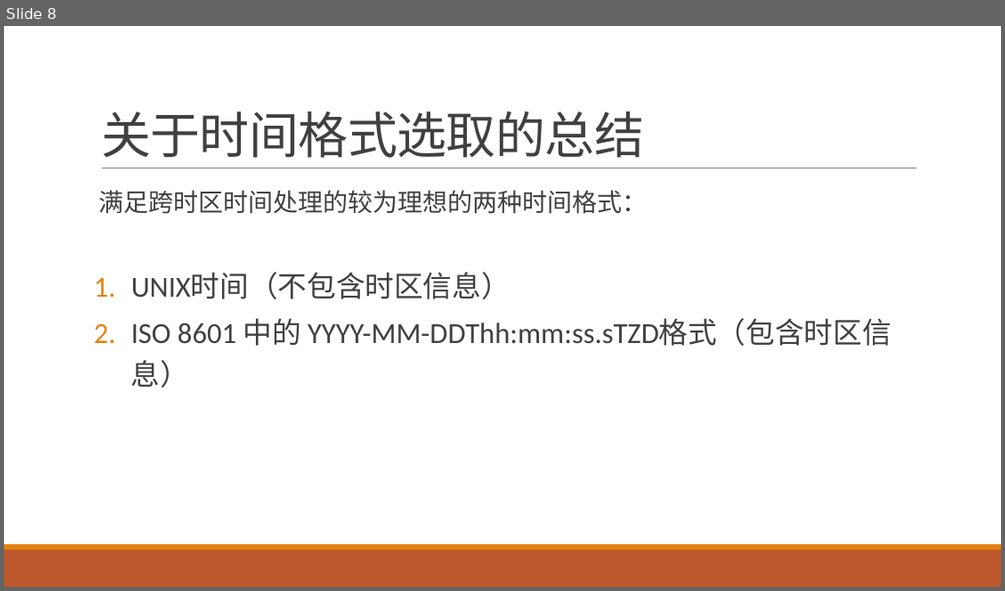
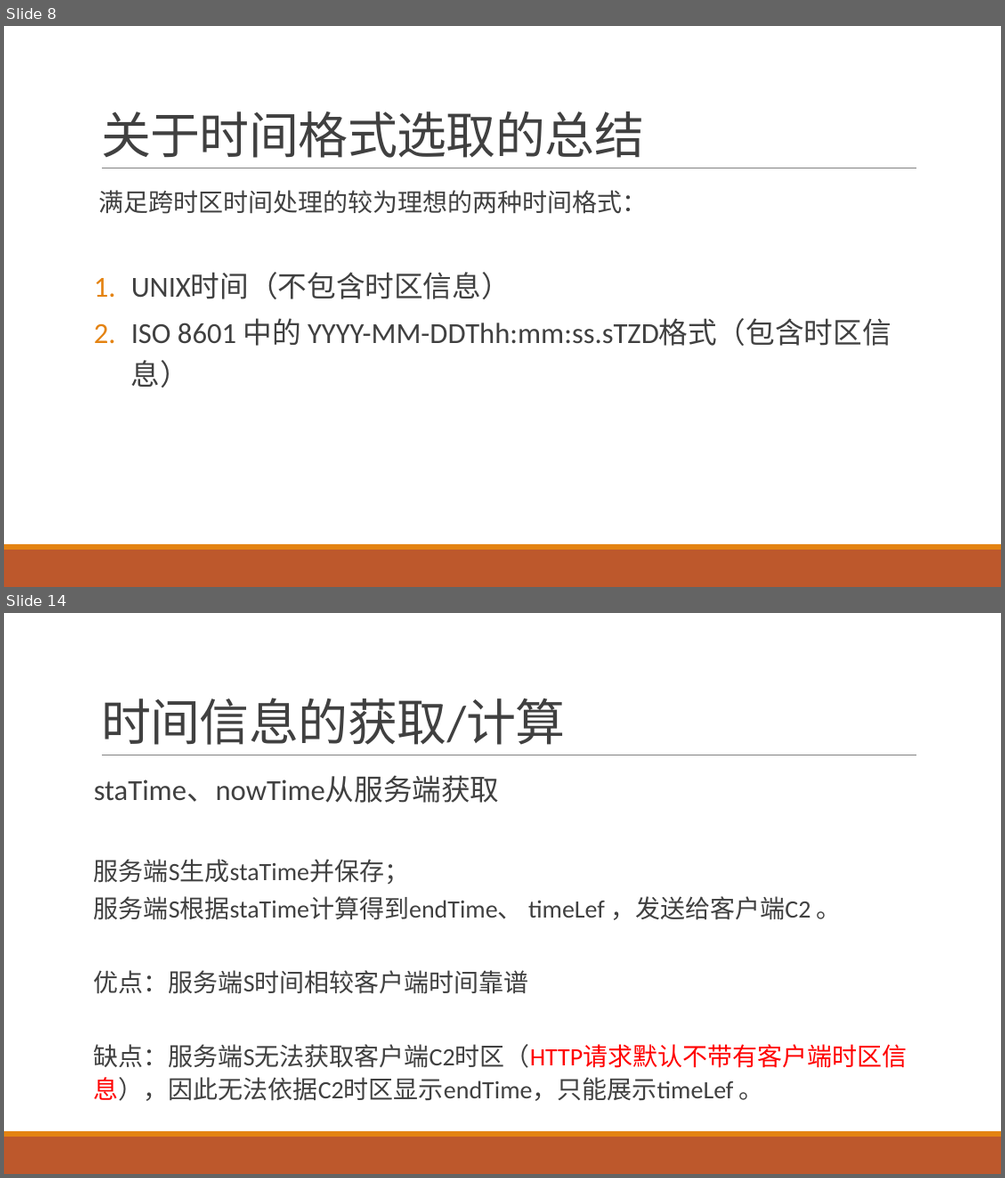
Before and after one commit to qidaneix/moment-research, a slide deck: 跨时区.pptx. Shown one above the other, each under a label of ours: slide 8 before the commit, slides 8 and 14 after it; the slides between them are not shown. The pictures are 1005x591 and 1005x1178 pixels, drawn with LibreOffice and Linux fonts; fonts in the diff are those of the drawing. Boxes give left, top, right and bottom in pixels: in the first picture for what was removed or moved away, otherwise in the second. Text is boxed around its words. In the diff, an @@ line names an element or a change of style, - is before the commit and + after.

```diff
--- a/跨时区.pptx
+++ b/跨时区.pptx
@@ slide 14 added at <box>4,613,1001,1174</box>, background #FFFFFF; not listed: 3 template elements that a slide beside it also shows @@
@@ title added at <box>101,698,565,745</box>, 48 pt, text #404040 @@
+时间信息的获取/计算
@@ text added at <box>94,776,907,1101</box>, 24 pt, text #404040 @@
+staTime、nowTime从服务端获取
+服务端S生成staTime并保存；
+服务端S根据staTime计算得到endTime、 timeLef ，发送给客户端C2 。
+优点：服务端S时间相较客户端时间靠谱
+缺点：服务端S无法获取客户端C2时区（HTTP请求默认不带有客户端时区信息），因此无法依据C2时区显示endTime，只能展示timeLef 。
```
Also in this commit, not shown: 1 slide changed, 5 other slides added, 1 slide removed, 2 other files.
